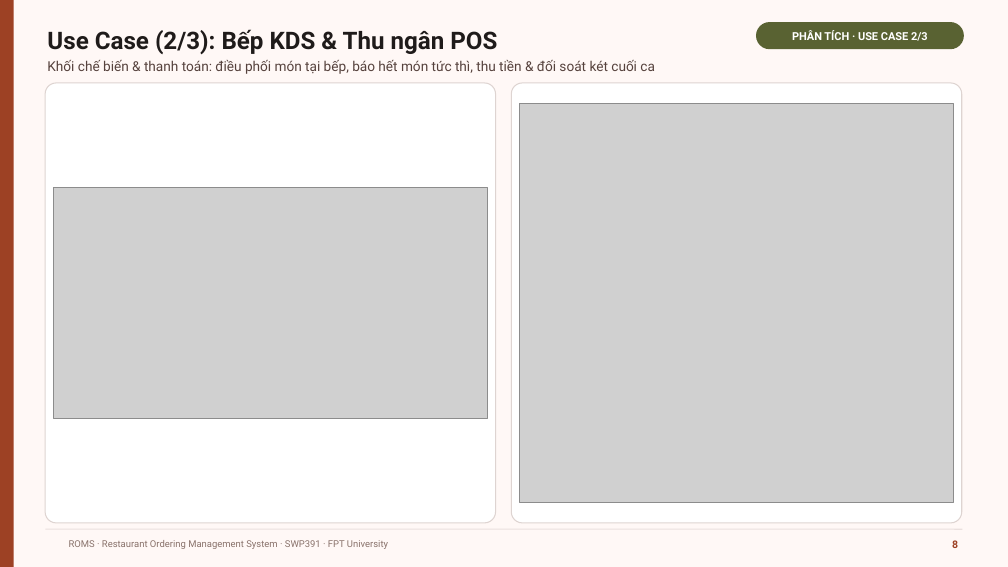
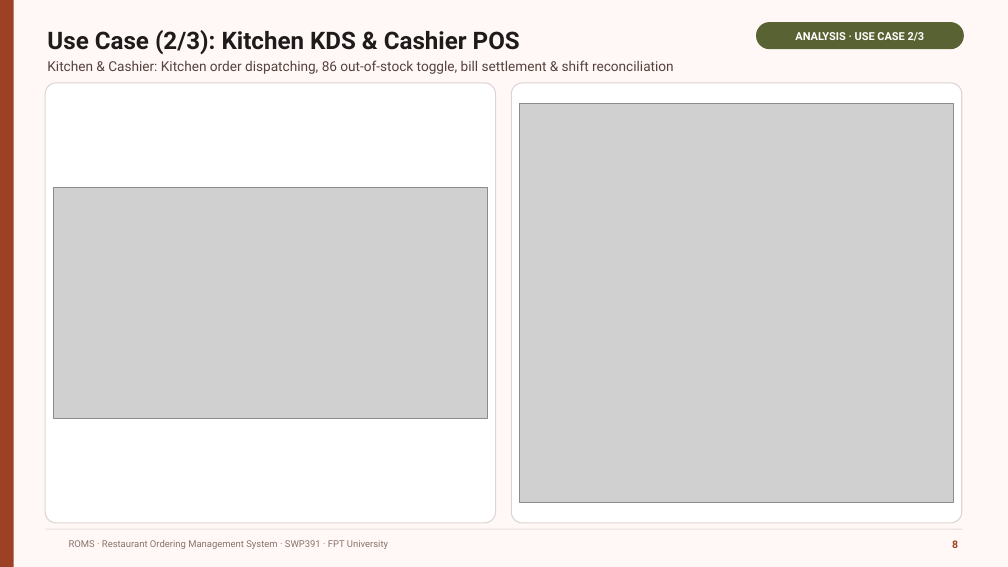
Before and after one commit to GROUP6-ROMS/Restaurant-Ordering-Management-System-ROMS, a slide deck: slide 8 of slide/ROMS_Bao_ve_SWP391.pptx. Drawn at 1008x567 pixels with LibreOffice and Linux fonts; fonts in the diff are those of the drawing; grey boxes stand for pictures; background and template pictures are left out. Boxes give left, top, right and bottom in pixels: in the first picture for what was removed or moved away, otherwise in the second. Text is boxed around its words. In the diff, an @@ line names an element or a change of style, - is before the commit and + after.

```diff
--- a/slide/ROMS_Bao_ve_SWP391.pptx
+++ b/slide/ROMS_Bao_ve_SWP391.pptx
@@ text at (47, 30, 520, 54): text changed @@
-Use Case (2/3): Bếp KDS & Thu ngân POS
+Use Case (2/3): Kitchen KDS & Cashier POS
@@ text in rounded rectangle at (795, 32, 925, 41): text changed @@
-PHÂN TÍCH · USE CASE 2/3
+ANALYSIS · USE CASE 2/3
@@ text at (47, 60, 674, 74): text changed @@
-Khối chế biến & thanh toán: điều phối món tại bếp, báo hết món tức thì, thu tiền & đối soát két cuối ca
+Kitchen & Cashier: Kitchen order dispatching, 86 out-of-stock toggle, bill settlement & shift reconciliation
```
Also in this commit, not shown: 22 other slides changed.
